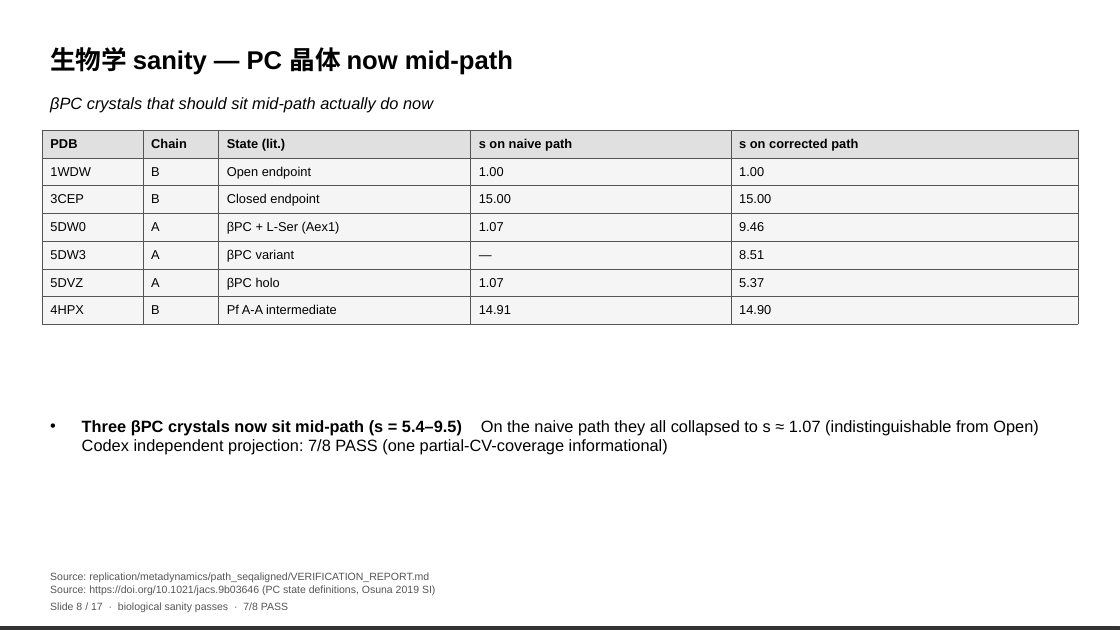
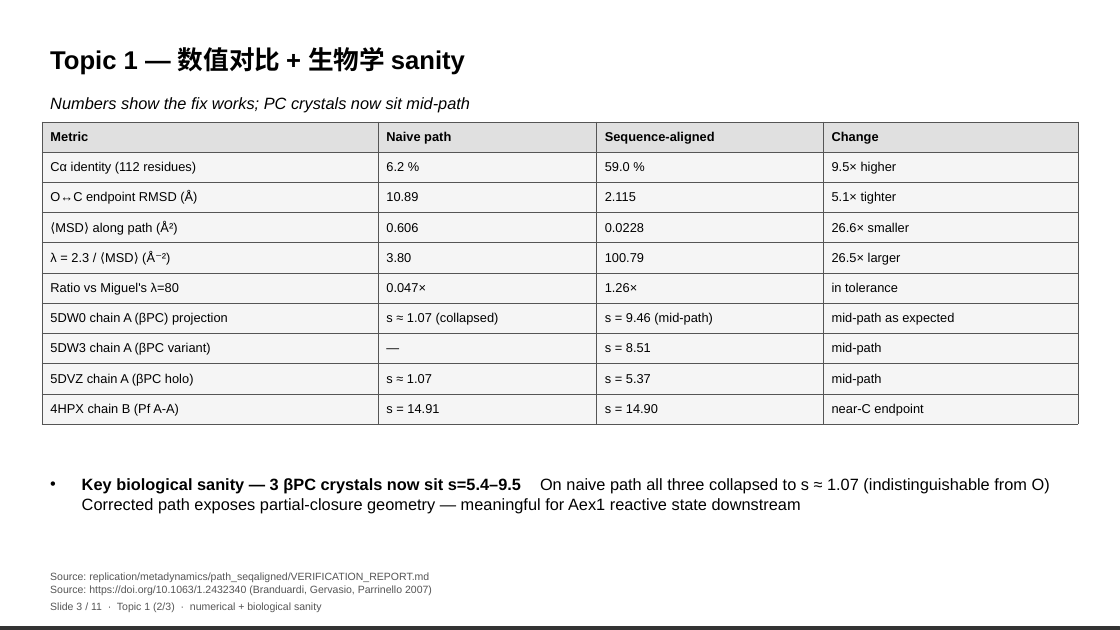
Before and after one commit to alex051107/trpb-metadynamics-replication, a slide deck: slide 4 of reports/GroupMeeting_2026-04-24.pptx (slide 9 before the commit). Drawn at 1120x630 pixels with LibreOffice and Linux fonts; fonts in the diff are those of the drawing. Boxes give left, top, right and bottom in pixels: in the first picture for what was removed or moved away, otherwise in the second. Text is boxed around its words. In the diff, an @@ line names an element or a change of style, - is before the commit and + after.

Commit message:
GroupMeeting 2026-04-24 v3: 5-topic slides + clean FES figure + Codex v2 diagnosis
Slides (11 pages, focused 5 topics per PM):
 1-2  roadmap
 3-4  Topic 1 Re-alignment  (FP-034 dual-box + numerical + visual + start.gro soft-min)
 5    Topic 2 Miguel author parameter contract
 6-7  Topic 3 Current results  (s(t) trace + (s,z) 2D pilot vs baseline)
 8    Topic 4 10-walker story  (v1 scancel + v2 FAILED + v3 pipeline pending)
 9-10 Topic 5 ML-layer audit + v2.0 pivot + 2026-05-01 hard gate
 11   Summary + anti-overclaim + Q&A

Figure sz_2d_distribution.png  (clean FES(s,z) side-by-side):
 - Panel a: naive path baseline 45324928, 16 ns, 81 479 single-walker frames
 - Panel b: seq-aligned pilot 45515869, 8 ns, 40 193 single-walker frames
 - ONLY single-walker initial runs (10-walker v1/v2 both unusable)
 - Honest exploration claim: 6.8x wider max-s, s ∈ [1.00, 12.87]
 - Reproducible: reports/figures/plot_sz_distribution.py + raw COLVAR

TechDoc updates:
 - § 1.6a how-compared (same start.gro / Miguel params, only path.pdb differs)
 - § 1.6b how-alignment (Biopython NW BLOSUM62, uniform +5 offset, 59.0% identity)
 - § 1.6c NW role = formal verification (prove no indel in 112 residues), not novel discovery
 - § 2.4 visual proof + start.gro s=7.09 soft-min explanation (close to every MODEL, not biology)
 - § 5.4 v2 crash full diagnostic  (LINCS atoms 4463-4465, negative metad.bias, seed-dup)
 - § 5.5 v3 pipeline  (EM 1000 steps + NVT 100 ps + production, Codex-verified)
 - § 5.6 honest positioning  (single-walker figure only, 10-walker as next-week deliverable)

Tooling:
 - reports/tools/generate_groupmeeting.js  — new image+bullets renderer

```diff
--- a/reports/GroupMeeting_2026-04-24.pptx
+++ b/reports/GroupMeeting_2026-04-24.pptx
@@ text at bbox=[50, 47, 465, 75]: text changed @@
-生物学 sanity — PC 晶体 now mid-path
+Topic 1 — 数值对比 + 生物学 sanity
@@ text at bbox=[50, 97, 470, 113]: text changed @@
-βPC crystals that should sit mid-path actually do now
+Numbers show the fix works; PC crystals now sit mid-path
@@ table at bbox=[42, 122, 1078, 420] @@
-PDB | Chain | State (lit.) | s on naive path | s on corrected path
-1WDW | B | Open endpoint | 1.00 | 1.00
-3CEP | B | Closed endpoint | 15.00 | 15.00
-5DW0 | A | βPC + L-Ser (Aex1) | 1.07 | 9.46
-5DW3 | A | βPC variant | — | 8.51
-5DVZ | A | βPC holo | 1.07 | 5.37
-4HPX | B | Pf A-A intermediate | 14.91 | 14.90
+Metric | Naive path | Sequence-aligned | Change
+Cα identity (112 residues) | 6.2 % | 59.0 % | 9.5× higher
+O↔C endpoint RMSD (Å) | 10.89 | 2.115 | 5.1× tighter
+⟨MSD⟩ along path (Å²) | 0.606 | 0.0228 | 26.6× smaller
+λ = 2.3 / ⟨MSD⟩ (Å⁻²) | 3.80 | 100.79 | 26.5× larger
+Ratio vs Miguel's λ=80 | 0.047× | 1.26× | in tolerance
+5DW0 chain A (βPC) projection | s ≈ 1.07 (collapsed) | s = 9.46 (mid-path) | mid-path as expected
+5DW3 chain A (βPC variant) | — | s = 8.51 | mid-path
+5DVZ chain A (βPC holo) | s ≈ 1.07 | s = 5.37 | mid-path
+4HPX chain B (Pf A-A) | s = 14.91 | s = 14.90 | near-C endpoint
@@ table: place and size @@
-table at bbox=[42, 130, 1078, 318]
+table at bbox=[42, 122, 1078, 420]
@@ text at bbox=[82, 478, 1050, 514]: text changed @@
-• Three βPC crystals now sit mid-path (s = 5.4–9.5) On the naive path they all collapsed to s ≈ 1.07 (indistinguishable from Open) Codex independent projection: 7/8 PASS (one partial-CV-coverage informational)
+• Key biological sanity — 3 βPC crystals now sit s=5.4–9.5 On naive path all three collapsed to s ≈ 1.07 (indistinguishable from O) Corrected path exposes partial-closure geometry — meaningful for Aex1 reactive state downstream
@@ text at bbox=[50, 585, 432, 595]: text changed @@
-Source: https://doi.org/10.1021/jacs.9b03646 (PC state definitions, Osuna 2019 SI)
+Source: https://doi.org/10.1063/1.2432340 (Branduardi, Gervasio, Parrinello 2007)
@@ text at bbox=[50, 602, 321, 612]: text changed @@
-Slide 8 / 17 · biological sanity passes · 7/8 PASS
+Slide 3 / 11 · Topic 1 (2/3) · numerical + biological sanity
```
Also in this commit, not shown: 5 other slides changed, 6 slides added, 13 slides removed, 5 other files.
